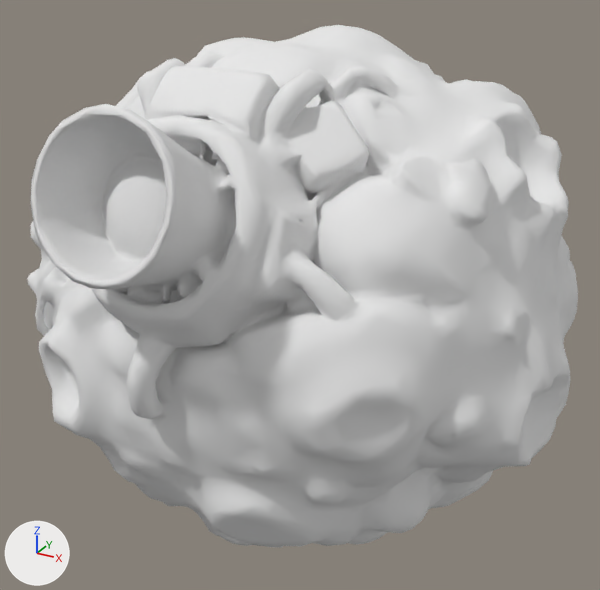
Two versions of the glTF model games-src/facelift-3d/nebula-aces/na-rock-a.glb, one commit apart.
The view is the same before and after, from a 50 mm lens placed at (0.64, -1.159, 0.575), pointed at (0.003, -0.001, -0.004). Arrows for +X, +Y and +Z are at lower left; the lights stay in place. The first picture is the older version. Vertices at exactly the same position are counted once.

Names of what the first picture shows: 'geometry_0'.
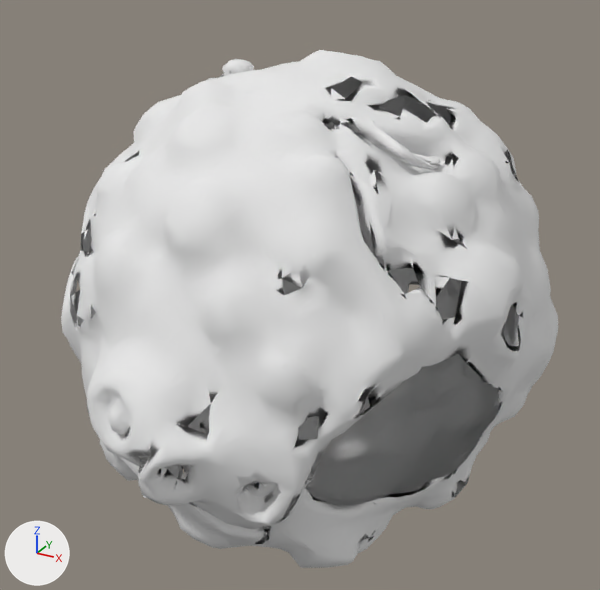
Boxes (x1, y1, x2, y2) around the edits, measured in the pictures (600 x 590 px):
'geometry_0', reshaped (10% narrower)
    before: (27, 25, 578, 548)
    after: (61, 50, 558, 568)

The change in detail:
me_geometry_0 is used by ob_geometry_0; location (0.0, 0.0, 0.0).
me_geometry_0 had 14769 vertices, 29878 faces and spanned x -0.466..0.469, y -0.501..0.501, z -0.438..0.437.
me_geometry_0 now has 9185 vertices, 19060 faces and spans x -0.395..0.429, y -0.497..0.373, z -0.394..0.405.
me_geometry_0 part 1: the loose piece of 14454 vertices spanning x -0.466..0.469, y -0.501..0.501, z -0.438..0.437 is rebuilt with 8501 vertices and now spans x -0.395..0.429, y -0.497..0.37, z -0.394..0.405.
Other edits to the shape of me_geometry_0 do not show in these pictures.
